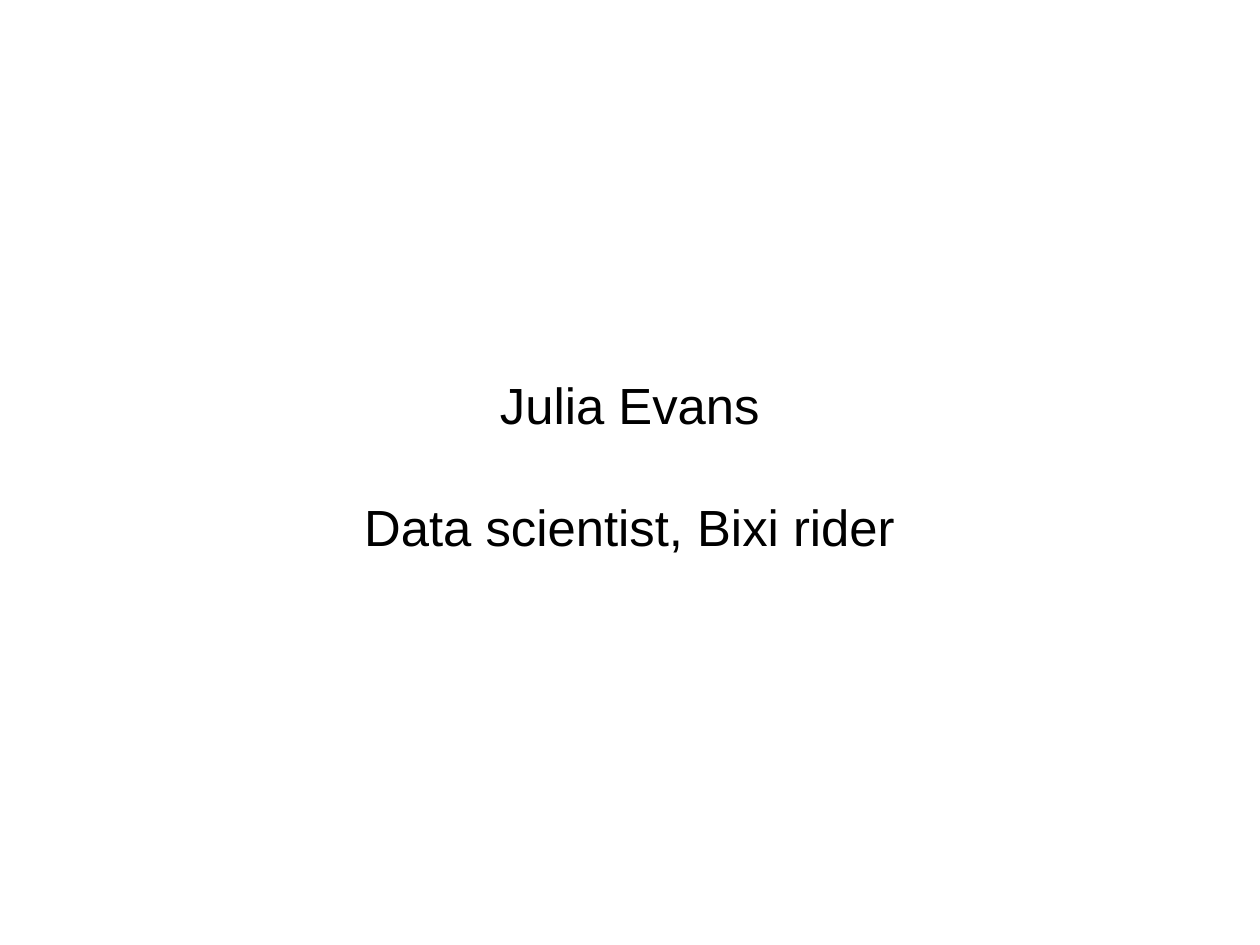
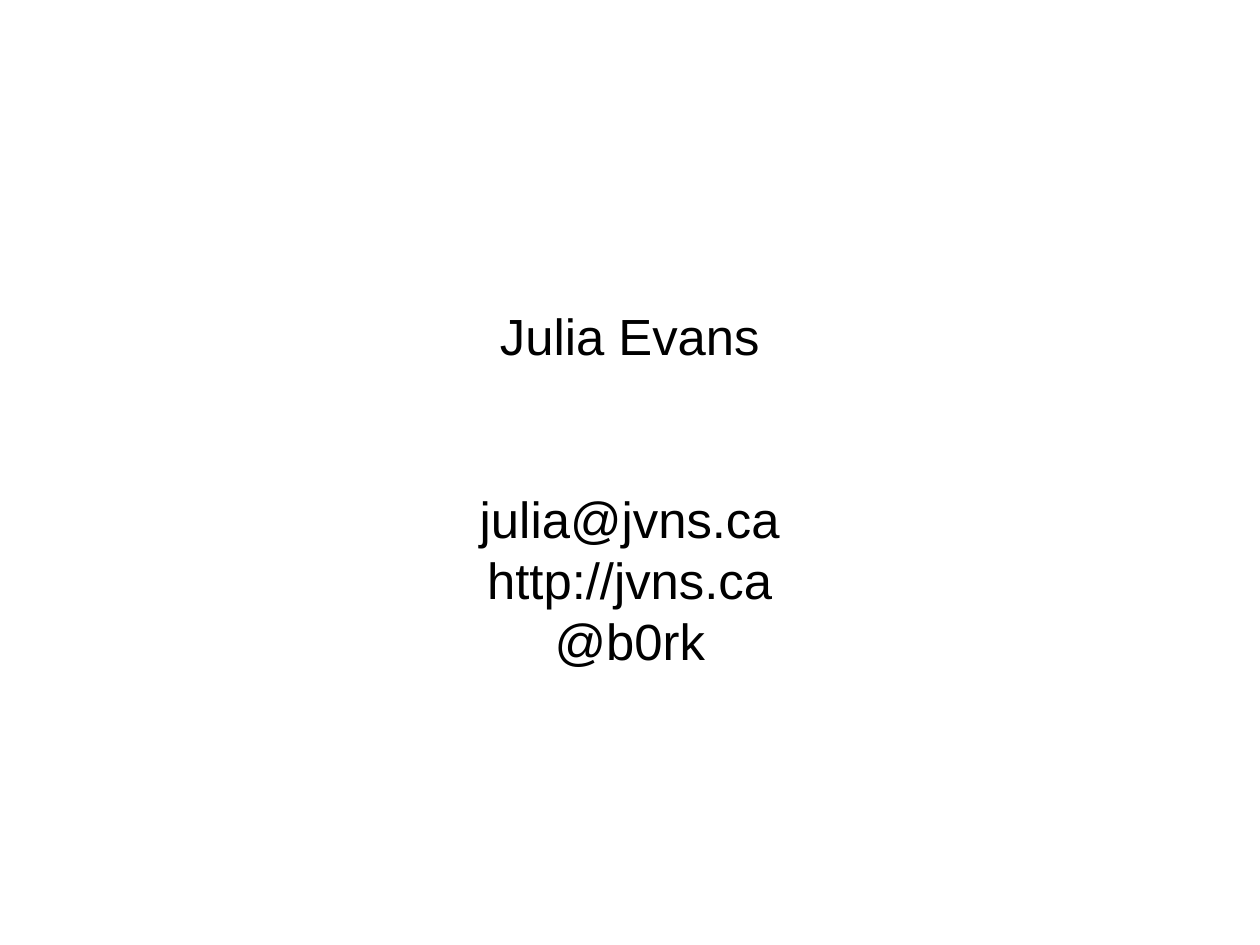
Before and after one commit to jvns/talks, a slide deck: slide 1 of odx13/slides.odp. Drawn at 1260x945 pixels with LibreOffice and Linux fonts; fonts in the diff are those of the drawing; background and template pictures are left out. Boxes give left, top, right and bottom in pixels: in the first picture for what was removed or moved away, otherwise in the second. Text is boxed around its words. In the diff, an @@ line names an element or a change of style, - is before the commit and + after.

Commit message:
Fix up slides some more

```diff
--- a/odx13/slides.odp
+++ b/odx13/slides.odp
@@ subtitle "Julia Evans" moved from (x1=364, y1=387, x2=895, y2=553) to (x1=480, y1=318, x2=780, y2=667) @@
@@ subtitle at (x1=480, y1=501, x2=780, y2=667): text changed @@
-Data scientist, Bixi rider
+julia@jvns.ca
+http://jvns.ca
+@b0rk
```
Also in this commit, not shown: 1 other slide changed, 1 slide added, 1 slide removed.
